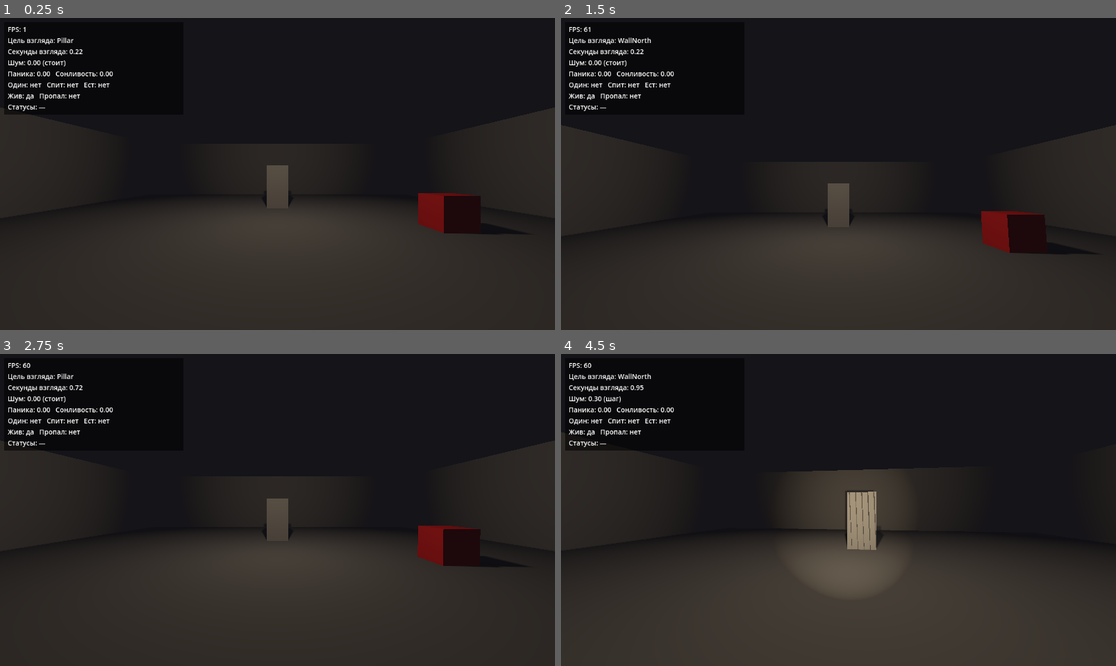
Above: before the commit, frames 1-4 (two rows, left to right).
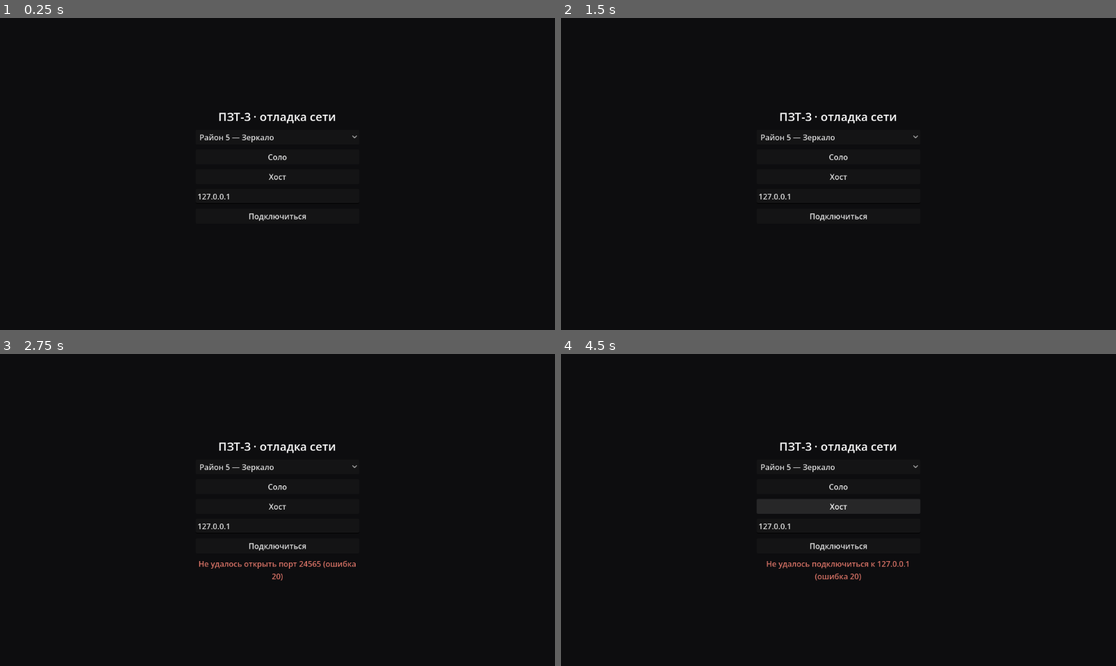
Above: after the commit, the same moments.

Repository: DemonLibe/PZT-3
Game: Godot game, scene res://debug/net_menu.tscn
Same seed, same stepped clock (60 frames per second), same inputs: the game is played once before the commit and once after it. Before the commit the project starts from res://debug/test_room.tscn.
Inputs (mouse positions are in pixels of both pictures, inside the frame that each line leads up to):
- Up to frame 1 (0.25 s): no input
- Up to frame 2 (1.5 s): click (838, 136) at 0.5 s, where only the run after the commit has a clickable "Район 5 — Зеркало"; click (838, 158) at 1.25 s, where only the run after the commit has a clickable "Соло"
- Up to frame 3 (2.75 s): click (277, 513) at 2 s, where only the run after the commit has a clickable "Хост"
- Up to frame 4 (4.5 s): click (838, 544) at 2.75 s, where only the run after the commit has a clickable "Подключиться"; tap Enter at 3.5 s; move the mouse to (866, 510) at 3.52 s; hold F (flashlight) 3.53-4.28 s; hold W (move_forward) from 3.53 s (still down); move the mouse to (810, 510) at 4.27 s; tap Ctrl (crouch) at 4.35 s

The runs differ from the first frame. In frame 1, 48% of the frame differs, in the area x 0-100%, y 2-100%; in frame 2, 42%; in frame 3, 49%; in frame 4, 49%.

Commit message:
Этап 5: сеть — NetAuthority на ENet, MultiplayerSpawner/Synchronizer, отладочное меню
Co-Authored-By: Claude Opus 5.5 <noreply@anthropic.com>
Claude-Session: https://claude.ai/code/session_0147ZXeBZmfBKMTrNndTXqF6

Diff:
--- a/core/net_authority.gd
+++ b/core/net_authority.gd
@@ -1,15 +1,90 @@
 extends Node
-## Кто управляет логикой мира. Сеть — на этапе 5, пока всегда SOLO.
+## Кто управляет логикой мира. SOLO — одиночная игра, HOST — хост по сети,
+## CLIENT — подключённый игрок (логику мира не считает, только показывает).
+
+signal session_failed(reason: String)
 
 enum Mode { SOLO, HOST, CLIENT }
 
+const DEFAULT_PORT: int = 24565
+const MAX_CLIENTS: int = 3
+
 var mode: Mode = Mode.SOLO
+## Причина последнего сбоя сети — для меню.
+var last_error: String = ""
+
+var _pending_mode: Mode = Mode.SOLO
+var _pending_address: String = "127.0.0.1"
 
 
 func _ready() -> void:
+	multiplayer.connection_failed.connect(_on_connection_failed)
+	multiplayer.server_disconnected.connect(_on_server_disconnected)
 	print("[NetAuthority] готов, режим: ", Mode.keys()[mode])
 
 
 ## true — этот экземпляр игры вправе менять состояние мира.
 func is_authority() -> bool:
 	return mode != Mode.CLIENT
+
+
+func is_networked() -> bool:
+	return mode != Mode.SOLO
+
+
+## Запомнить, как запустить сессию. Сама сессия стартует, когда загрузится уровень.
+func prepare(new_mode: Mode, address: String = "127.0.0.1") -> void:
+	_pending_mode = new_mode
+	_pending_address = address
+
+
+## Вызывается уровнем в _ready: создаёт сетевое соединение по подготовленному режиму.
+func begin_session() -> void:
+	if _pending_mode == mode and mode != Mode.SOLO and multiplayer.multiplayer_peer is ENetMultiplayerPeer:
+		return  # сессия уже идёт (смена уровня в сети)
+	match _pending_mode:
+		Mode.SOLO:
+			_set_peer(OfflineMultiplayerPeer.new(), Mode.SOLO)
+		Mode.HOST:
+			var peer: ENetMultiplayerPeer = ENetMultiplayerPeer.new()
+			var err: Error = peer.create_server(DEFAULT_PORT, MAX_CLIENTS)
+			if err != OK:
+				_fail("Не удалось открыть порт %d (ошибка %d)" % [DEFAULT_PORT, err])
+				return
+			_set_peer(peer, Mode.HOST)
+		Mode.CLIENT:
+			var peer: ENetMultiplayerPeer = ENetMultiplayerPeer.new()
+			var err: Error = peer.create_client(_pending_address, DEFAULT_PORT)
+			if err != OK:
+				_fail("Не удалось подключиться к %s (ошибка %d)" % [_pending_address, err])
+				return
+			_set_peer(peer, Mode.CLIENT)
+	print("[NetAuthority] сессия: ", Mode.keys()[mode])
+
+
+## Закрыть соединение и вернуться в одиночный режим.
+func end_session() -> void:
+	_pending_mode = Mode.SOLO
+	_set_peer(OfflineMultiplayerPeer.new(), Mode.SOLO)
+
+
+func _set_peer(peer: MultiplayerPeer, new_mode: Mode) -> void:
+	if multiplayer.multiplayer_peer and not multiplayer.multiplayer_peer is OfflineMultiplayerPeer:
+		multiplayer.multiplayer_peer.close()
+	multiplayer.multiplayer_peer = peer
+	mode = new_mode
+
+
+func _fail(reason: String) -> void:
+	push_warning("[NetAuthority] " + reason)
+	last_error = reason
+	end_session()
+	session_failed.emit(reason)
+
+
+func _on_connection_failed() -> void:
+	_fail("Хост не отвечает")
+
+
+func _on_server_disconnected() -> void:
+	_fail("Хост отключился")
--- /dev/null
+++ b/debug/net_menu.gd
@@ -0,0 +1,27 @@
+extends Control
+## Отладочное меню сети: соло, хост или подключение к 127.0.0.1.
+
+const LEVELS: Dictionary = {
+	"Район 5 — Зеркало": "res://levels/district_05_mirror.tscn",
+}
+
+@onready var _level_select: OptionButton = %LevelSelect
+@onready var _address: LineEdit = %Address
+@onready var _status: Label = %Status
+
+
+func _ready() -> void:
+	Input.mouse_mode = Input.MOUSE_MODE_VISIBLE
+	for title in LEVELS.keys():
+		_level_select.add_item(title)
+	_status.text = NetAuthority.last_error
+	%SoloButton.pressed.connect(_start.bind(NetAuthority.Mode.SOLO))
+	%HostButton.pressed.connect(_start.bind(NetAuthority.Mode.HOST))
+	%JoinButton.pressed.connect(_start.bind(NetAuthority.Mode.CLIENT))
+
+
+func _start(mode: NetAuthority.Mode) -> void:
+	NetAuthority.last_error = ""
+	NetAuthority.prepare(mode, _address.text.strip_edges())
+	var title: String = _level_select.get_item_text(_level_select.selected)
+	get_tree().change_scene_to_file(LEVELS[title])
--- /dev/null
+++ b/debug/net_menu.tscn
@@ -0,0 +1,71 @@
+[gd_scene format=3]
+
+[ext_resource type="Script" path="res://debug/net_menu.gd" id="1_menu"]
+
+[node name="NetMenu" type="Control"]
+layout_mode = 3
+anchors_preset = 15
+anchor_right = 1.0
+anchor_bottom = 1.0
+grow_horizontal = 2
+grow_vertical = 2
+script = ExtResource("1_menu")
+
+[node name="Background" type="ColorRect" parent="."]
+layout_mode = 1
+anchors_preset = 15
+anchor_right = 1.0
+anchor_bottom = 1.0
+grow_horizontal = 2
+grow_vertical = 2
+color = Color(0.05, 0.05, 0.06, 1)
+
+[node name="Center" type="CenterContainer" parent="."]
+layout_mode = 1
+anchors_preset = 15
+anchor_right = 1.0
+anchor_bottom = 1.0
+grow_horizontal = 2
+grow_vertical = 2
+
+[node name="Box" type="VBoxContainer" parent="Center"]
+custom_minimum_size = Vector2(340, 0)
+layout_mode = 2
+theme_override_constants/separation = 10
+
+[node name="Title" type="Label" parent="Center/Box"]
+layout_mode = 2
+theme_override_font_sizes/font_size = 24
+text = "ПЗТ-3 · отладка сети"
+horizontal_alignment = 1
+
+[node name="LevelSelect" type="OptionButton" parent="Center/Box"]
+unique_name_in_owner = true
+layout_mode = 2
+
+[node name="SoloButton" type="Button" parent="Center/Box"]
+unique_name_in_owner = true
+layout_mode = 2
+text = "Соло"
+
+[node name="HostButton" type="Button" parent="Center/Box"]
+unique_name_in_owner = true
+layout_mode = 2
+text = "Хост"
+
+[node name="Address" type="LineEdit" parent="Center/Box"]
+unique_name_in_owner = true
+layout_mode = 2
+text = "127.0.0.1"
+
+[node name="JoinButton" type="Button" parent="Center/Box"]
+unique_name_in_owner = true
+layout_mode = 2
+text = "Подключиться"
+
+[node name="Status" type="Label" parent="Center/Box"]
+unique_name_in_owner = true
+layout_mode = 2
+theme_override_colors/font_color = Color(0.85, 0.45, 0.4, 1)
+horizontal_alignment = 1
+autowrap_mode = 2
--- a/expedition/player.tscn
+++ b/expedition/player.tscn
@@ -18,6 +18,67 @@
 [sub_resource type="StandardMaterial3D" id="Material_body"]
 albedo_color = Color(0.32, 0.36, 0.3, 1)
 roughness = 1.0
+
+[sub_resource type="SceneReplicationConfig" id="Replication_body"]
+properties/0/path = NodePath(".:position")
+properties/0/spawn = true
+properties/0/replication_mode = 1
+properties/1/path = NodePath(".:rotation")
+properties/1/spawn = true
+properties/1/replication_mode = 1
+properties/2/path = NodePath("Head:rotation")
+properties/2/spawn = true
+properties/2/replication_mode = 1
+properties/3/path = NodePath("Head:position")
+properties/3/spawn = true
+properties/3/replication_mode = 2
+properties/4/path = NodePath("ExpeditionMember:motion")
+properties/4/spawn = true
+properties/4/replication_mode = 2
+
+[sub_resource type="SceneReplicationConfig" id="Replication_state"]
+properties/0/path = NodePath("ExpeditionMember:fate_cause")
+properties/0/spawn = true
+properties/0/replication_mode = 2
+properties/1/path = NodePath("ExpeditionMember:is_alive")
+properties/1/spawn = true
+properties/1/replication_mode = 2
+properties/2/path = NodePath("ExpeditionMember:is_vanished")
+properties/2/spawn = true
+properties/2/replication_mode = 2
+properties/3/path = NodePath("ExpeditionMember:is_sleeping")
+properties/3/spawn = true
+properties/3/replication_mode = 2
+properties/4/path = NodePath("ExpeditionMember:is_eating")
+properties/4/spawn = true
+properties/4/replication_mode = 2
+properties/5/path = NodePath("ExpeditionMember:is_alone")
+properties/5/spawn = true
+properties/5/replication_mode = 2
+properties/6/path = NodePath("ExpeditionMember:gaze_time")
+properties/6/spawn = true
+properties/6/replication_mode = 1
+properties/7/path = NodePath("ExpeditionMember:gaze_label")
+properties/7/spawn = true
+properties/7/replication_mode = 2
+properties/8/path = NodePath("ExpeditionMember:noise_level")
+properties/8/spawn = true
+properties/8/replication_mode = 2
+properties/9/path = NodePath("ExpeditionMember:drowsiness")
+properties/9/spawn = true
+properties/9/replication_mode = 1
+properties/10/path = NodePath("ExpeditionMember:panic")
+properties/10/spawn = true
+properties/10/replication_mode = 1
+properties/11/path = NodePath("ExpeditionMember:flashlight_on")
+properties/11/spawn = true
+properties/11/replication_mode = 2
+properties/12/path = NodePath("ExpeditionMember:statuses")
+properties/12/spawn = true
+properties/12/replication_mode = 2
+properties/13/path = NodePath("ExpeditionMember:wake_taps")
+properties/13/spawn = true
+properties/13/replication_mode = 2
 
 [node name="Player" type="CharacterBody3D"]
 collision_layer = 2
@@ -77,3 +138,11 @@
 member = NodePath("../ExpeditionMember")
 actions = NodePath("../MemberActions")
 camera = NodePath("../Head/Camera3D")
+
+[node name="BodySync" type="MultiplayerSynchronizer" parent="."]
+root_path = NodePath("..")
+replication_config = SubResource("Replication_body")
+
+[node name="StateSync" type="MultiplayerSynchronizer" parent="."]
+root_path = NodePath("..")
+replication_config = SubResource("Replication_state")
--- a/levels/district_05_mirror.tscn
+++ b/levels/district_05_mirror.tscn
@@ -83,6 +83,9 @@
 
 [node name="Members" type="Node3D" parent="."]
 
+[node name="MemberSpawner" type="MultiplayerSpawner" parent="." node_paths=PackedStringArray("spawn_path")]
+spawn_path = NodePath("../Members")
+
 [node name="Ground" type="CSGBox3D" parent="NavigationRegion3D/Geometry"]
 transform = Transform3D(1.0, 0.0, 0.0, 0.0, 1.0, -0.0, -0.0, 0.0, 1.0, 0.0, -0.25, 0.0)
 use_collision = true
--- a/levels/level.gd
+++ b/levels/level.gd
@@ -1,28 +1,73 @@
 class_name Level
 extends Node3D
-## Общий скрипт уровня: строит навигацию и выпускает участников экспедиции.
+## Общий скрипт уровня: запускает сессию, строит навигацию и выпускает
+## участников экспедиции через MultiplayerSpawner (одинаково в соло и по сети).
 
-@export var player_scene: PackedScene = preload("res://expedition/player.tscn")
+const PLAYER_SCENE: PackedScene = preload("res://expedition/player.tscn")
+const HOST_NAME: String = "Руководитель"
 
 @onready var members_root: Node3D = $Members
+@onready var _spawner: MultiplayerSpawner = $MemberSpawner
 @onready var _spawn_points: Node3D = $SpawnPoints
 @onready var _navigation: NavigationRegion3D = get_node_or_null("NavigationRegion3D")
 
 
 func _ready() -> void:
+	_spawner.spawn_function = _spawn_member
 	if _navigation:
 		_navigation.bake_navigation_mesh(false)
+	NetAuthority.session_failed.connect(_on_session_failed)
+	NetAuthority.begin_session()
+	# Смена сетевого пира сбрасывает спавнер — заново указываем, куда выпускать.
+	_spawner.spawn_path = NodePath()
+	_spawner.spawn_path = NodePath("../Members")
+	if not NetAuthority.is_authority():
+		return
+	multiplayer.peer_connected.connect(_on_peer_connected)
+	multiplayer.peer_disconnected.connect(_on_peer_disconnected)
 	_spawn_player(1)
+	for peer_id in multiplayer.get_peers():
+		_spawn_player(peer_id)
 
 
 func _spawn_player(peer_id: int) -> void:
-	var player: Node3D = player_scene.instantiate()
-	player.name = str(peer_id)
-	player.set_multiplayer_authority(peer_id)
-	player.transform = _spawn_transform("Player")
-	members_root.add_child(player)
+	if members_root.has_node(str(peer_id)):
+		return
+	var index: int = members_root.get_child_count()
+	var spawn: Transform3D = _spawn_transform("Player").translated(Vector3(1.2 * index, 0.0, 0.0))
+	var display: String = HOST_NAME if peer_id == 1 else "Участник %d" % (index + 1)
+	_spawner.spawn({"kind": "player", "peer": peer_id, "name": display, "transform": spawn})
+
+
+## Вызывается на всех машинах: собирает тело участника по данным от хоста.
+func _spawn_member(data: Dictionary) -> Node:
+	var body: Node3D = PLAYER_SCENE.instantiate()
+	body.name = str(data["peer"])
+	body.transform = data["transform"]
+	body.set_multiplayer_authority(int(data["peer"]))
+	var state_sync: Node = body.get_node_or_null("StateSync")
+	if state_sync:
+		state_sync.set_multiplayer_authority(1)
+	var member: ExpeditionMember = ExpeditionMember.find_on(body)
+	member.display_name = data["name"]
+	return body
 
 
 func _spawn_transform(marker_name: String) -> Transform3D:
 	var marker: Node3D = _spawn_points.get_node_or_null(marker_name)
 	return marker.transform if marker else Transform3D.IDENTITY
+
+
+func _on_peer_connected(peer_id: int) -> void:
+	_spawn_player(peer_id)
+
+
+func _on_peer_disconnected(peer_id: int) -> void:
+	var body: Node = members_root.get_node_or_null(str(peer_id))
+	if body:
+		body.queue_free()
+
+
+func _on_session_failed(reason: String) -> void:
+	print("[Level] сессия прервана: ", reason)
+	get_tree().change_scene_to_file.call_deferred("res://debug/net_menu.tscn")
--- a/project.godot
+++ b/project.godot
@@ -11,7 +11,7 @@
 [application]
 
 config/name="PZT-3"
-run/main_scene="res://debug/test_room.tscn"
+run/main_scene="res://debug/net_menu.tscn"
 config/features=PackedStringArray("4.7", "Forward Plus")
 config/icon="res://icon.svg"
 
